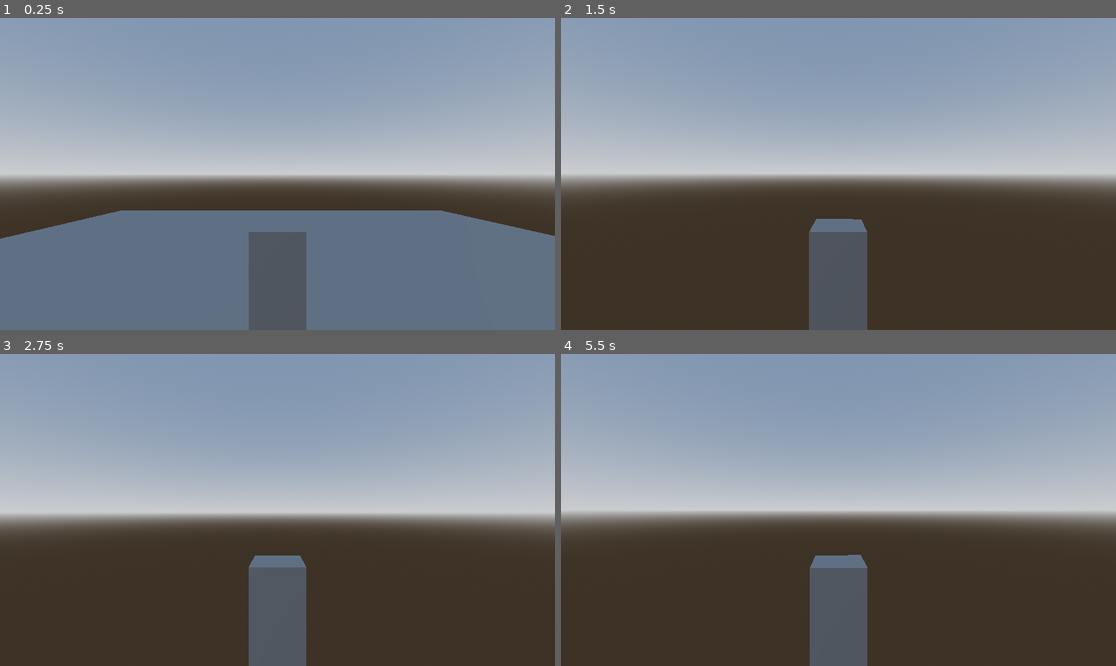
Above: before the commit, frames 1-4 (two rows, left to right).
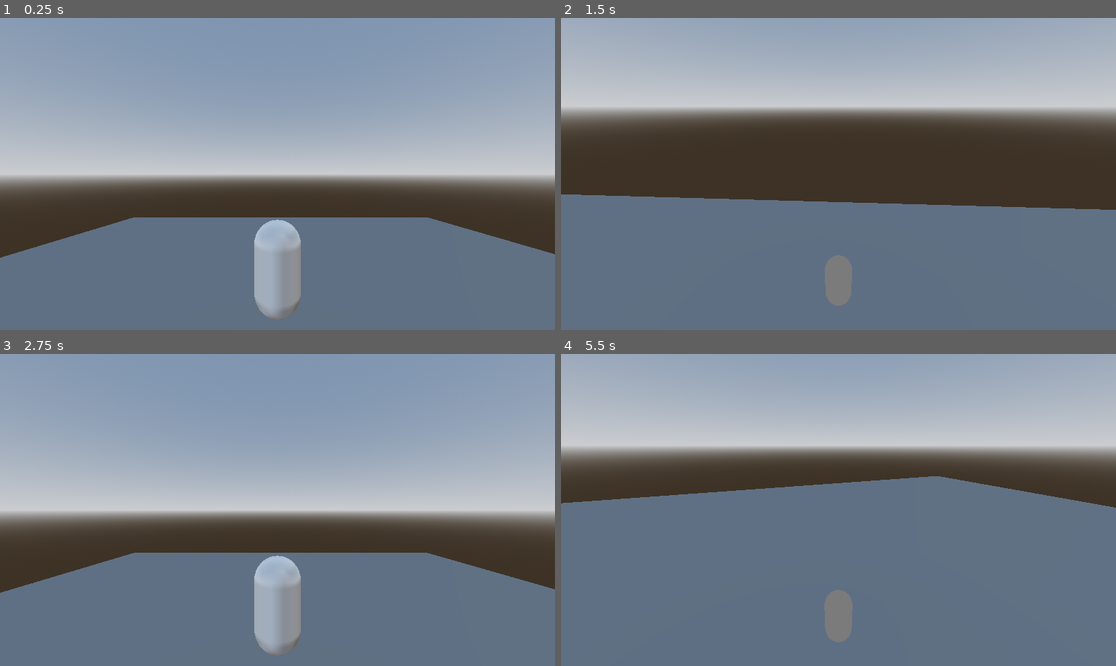
Above: after the commit, the same moments.

Repository: p-rint/Cozy-Fall-Jam
Game: Godot game, scene res://main.tscn
Same seed, same stepped clock (60 frames per second), same inputs: the game is played once before the commit and once after it.
Inputs (mouse positions are in pixels of both pictures, inside the frame that each line leads up to):
- Up to frame 1 (0.25 s): no input
- Up to frame 2 (1.5 s): move the mouse to (866, 174) at 0.52 s; hold E (Dig) 0.53-1.28 s; hold W (Up) from 0.53 s (still down); tap Space (Jump) at 0.77 s; tap Ctrl (Shift) at 0.8, 1.35 s; move the mouse to (810, 174) at 1.27 s
- Up to frame 3 (2.75 s): keep holding W (Up); tap Space (Jump) at 1.52 s; tap E (Dig) at 1.55 s; move the mouse to (288, 503) at 2.02 s; hold E (Dig) from 2.03 s (still down); tap Ctrl (Shift) at 2.3 s
- Up to frame 4 (5.5 s): move the mouse to (832, 516) at 2.77 s; release E (Dig) at 2.78 s; tap Ctrl (Shift) at 2.85, 3.8 s; tap Space (Jump) at 3.02, 3.77, 4.52 s; tap E (Dig) at 3.05, 4.35 s; move the mouse to (877, 513) at 3.52 s; hold Tab (Tab) 3.53-4.28 s; move the mouse to (672, 463) at 4.27 s; release W (Up) at 4.28 s; hold A (Left) 4.28-5.03 s; click (672, 463) at 4.42 s; move the mouse to (844, 510) at 5.02 s; hold W (Up) from 5.03 s (still down); hold Ctrl (Shift) from 5.03 s (still down)

The runs differ from the first frame. In frame 1, 6.8% of the frame differs, in the area x 0-100%, y 61-100%; in frame 2, 87%; in frame 3, 35%; in frame 4, 89%, in the area x 0-100%, y 7-100%.

Commit message:
Finally finished up digging system
!!!!!
I figured out you can just union inside a csg

Diff:
--- a/cam_pivot.gd
+++ b/cam_pivot.gd
@@ -10,8 +10,14 @@
 
 @onready var startPos = cam.position
 
+var digOffset : Vector3 =  Vector3(0,2,3)
+var digRotOffset : Vector3 =  Vector3(deg_to_rad(-20),0,0)
+
 var camOffset : Vector3 =  Vector3(0,0,0)
 
+var rotOffset : Vector3 = Vector3(0,0,0)
+var startFOV = 80
+var fovOffset = 0
 
 # Called when the node enters the scene tree for the first time.
 func _ready() -> void:
@@ -23,8 +29,11 @@
 	if event is InputEventMouseMotion and not mouseLock:
 
 
+
 		rotation.y -= event.relative.x * .001 #Left <-> Right
-		rotation.x -= event.relative.y * .001 #Up <-> Down
+
+		if player.state == 0: #Moving state only
+			rotation.x -= event.relative.y * .001 #Up <-> Down
 
 		rotation.y = wrapf(rotation.y, -PI, PI)
 		rotation.x = clampf(rotation.x,-PI/2,PI/2)
@@ -43,4 +52,15 @@
 # Called every frame. 'delta' is the elapsed time since the previous frame.
 func _process(delta: float) -> void:
 	dt = delta
-	cam.position = startPos + camOffset
+
+	cam.position = lerp(cam.position, startPos + camOffset, dt * 8)
+
+	cam.fov = lerp(startFOV, startFOV + fovOffset, dt * 8)
+
+	if player.state == 1: #digging only
+		camOffset = digOffset
+		rotOffset = digRotOffset
+		rotation.x = lerp_angle(rotation.x, rotOffset.x, dt * 8)
+	else:
+		camOffset = Vector3.ZERO
+		rotOffset = Vector3.ZERO
--- a/main.tscn
+++ b/main.tscn
@@ -1,5 +1,6 @@
-[gd_scene load_steps=8 format=3 uid="uid://bblxwni0bdx7x"]
+[gd_scene load_steps=11 format=3 uid="uid://bblxwni0bdx7x"]
 
+[ext_resource type="Script" uid="uid://belk56tpd44ds" path="res://floor.gd" id="1_h2yge"]
 [ext_resource type="Script" uid="uid://cbuaqpujn36eq" path="res://player.gd" id="1_ig7tw"]
 [ext_resource type="Script" uid="uid://cy0jaqjeo6k57" path="res://cam_pivot.gd" id="2_0xm2m"]
 
@@ -15,11 +16,26 @@
 sky = SubResource("Sky_h2yge")
 tonemap_mode = 2
 
-[sub_resource type="BoxMesh" id="BoxMesh_0xm2m"]
-size = Vector3(1, 2, 1)
+[sub_resource type="CapsuleMesh" id="CapsuleMesh_0xm2m"]
 
-[sub_resource type="BoxShape3D" id="BoxShape3D_0xm2m"]
-size = Vector3(1, 2, 1)
+[sub_resource type="StandardMaterial3D" id="StandardMaterial3D_0xm2m"]
+render_priority = 1
+transparency = 1
+no_depth_test = true
+shading_mode = 0
+albedo_color = Color(0.37602848, 0.37602848, 0.37602845, 1)
+stencil_mode = 3
+stencil_flags = 1
+stencil_compare = 5
+metadata/_stencil_owned = true
+
+[sub_resource type="StandardMaterial3D" id="StandardMaterial3D_h2yge"]
+next_pass = SubResource("StandardMaterial3D_0xm2m")
+stencil_mode = 2
+stencil_flags = 2
+stencil_color = Color(0.37602848, 0.37602848, 0.37602845, 1)
+
+[sub_resource type="CapsuleShape3D" id="CapsuleShape3D_h2yge"]
 
 [node name="Main" type="Node3D"]
 
@@ -28,9 +44,15 @@
 
 [node name="Floor" type="CSGCombiner3D" parent="."]
 use_collision = true
+script = ExtResource("1_h2yge")
 
 [node name="CSGBox3D" type="CSGBox3D" parent="Floor"]
-size = Vector3(30, 1, 30)
+transform = Transform3D(30, 0, 0, 0, 10, 0, 0, 0, 30, 0, -5.505214, 0)
+
+[node name="Union" type="CSGBox3D" parent="Floor/CSGBox3D"]
+transform = Transform3D(0.9800001, 0, 0, 0, 0.98, 0, 0, 0, 0.9800001, 0, 0, 0)
+layers = 2
+operation = 2
 
 [node name="Player" type="CharacterBody3D" parent="."]
 transform = Transform3D(1, 0, 0, 0, 1, 0, 0, 0, 1, -0.3216083, 2.210042, 0)
@@ -39,16 +61,18 @@
 [node name="Character" type="Node3D" parent="Player"]
 
 [node name="MeshInstance3D" type="MeshInstance3D" parent="Player/Character"]
-mesh = SubResource("BoxMesh_0xm2m")
+mesh = SubResource("CapsuleMesh_0xm2m")
+surface_material_override/0 = SubResource("StandardMaterial3D_h2yge")
 
 [node name="CamPivot" type="Node3D" parent="Player"]
 script = ExtResource("2_0xm2m")
 
 [node name="Camera3D" type="Camera3D" parent="Player/CamPivot"]
 transform = Transform3D(1, 0, 0, 0, 1, 0, 0, 0, 1, 0, 2, 4)
+fov = 80.0
 
 [node name="CollisionShape3D" type="CollisionShape3D" parent="Player"]
-shape = SubResource("BoxShape3D_0xm2m")
+shape = SubResource("CapsuleShape3D_h2yge")
 
 [node name="DrillRayCast" type="RayCast3D" parent="Player"]
 target_position = Vector3(0, 1.2, 0)
--- a/player.gd
+++ b/player.gd
@@ -72,26 +72,33 @@
 
 func stateMOVE():
 	addGravity()
-
+	print("mov")
 	drillcast.hit_back_faces = true
 	drillcast.hit_from_inside = false
-	collision_layer = 1
-	collision_mask = 1
 
-	drillcast.target_position.y = -1.5
+	set_collision_layer_value(1, true)
+	set_collision_mask_value(1, true)
+	set_collision_layer_value(2, false)
+	set_collision_mask_value(2, false)
+
+	drillcast.target_position = velocity.normalized() * 1.5
 
 	move()
 
 
 func stateDIG():
 	dig()
+	print("dig")
 	drillcast.hit_back_faces = false
-	drillcast.hit_from_inside = true
-	drillcast.target_position = velocity.normalized()
+	drillcast.hit_from_inside = false
+	drillcast.target_position = velocity.normalized() * 1.5
 	#print(drillcast.target_position)
 
-	collision_layer = 2
-	collision_mask = 2
+	set_collision_layer_value(1, false)
+	set_collision_mask_value(1, false)
+	set_collision_layer_value(2, true)
+	set_collision_mask_value(2, true)
+
 
 	if drillcast.is_colliding() and dig_debounce.is_stopped():
 		print(drillcast.get_collider())
@@ -140,21 +147,31 @@
 func drop():
 	if state == states.MOVE:
 
-		if drillcast.is_colliding():
+		if drillcast.is_colliding(): #check in movement dir
 
-			var toPoint = position - drillcast.get_collision_point()
-			velocity = -toPoint.normalized() * 40
+			startDig()
+			return
 
-			state = states.DIGGING
-			isDropping = false
-			print("Start digging!")
-			dig_debounce.start(.3)
+
+		drillcast.target_position = Vector3(0,-1.5,0)
+		drillcast.force_raycast_update()
+
+		if drillcast.is_colliding(): #check downwards
+			startDig()
 		else:
 			isDropping = true
 			velocity.y = -10
 	else:
 		isDropping = false
 
+func startDig():
+	var toPoint = position - drillcast.get_collision_point()
+	velocity = -drillcast.get_collision_normal() * 40
+	state = states.DIGGING
+	isDropping = false
+	print("Start digging!")
+	dig_debounce.start(.3)
+
 func checkLife() -> void:
 	if position.y < -15:
 		get_tree().change_scene_to_file("res://main.tscn")
